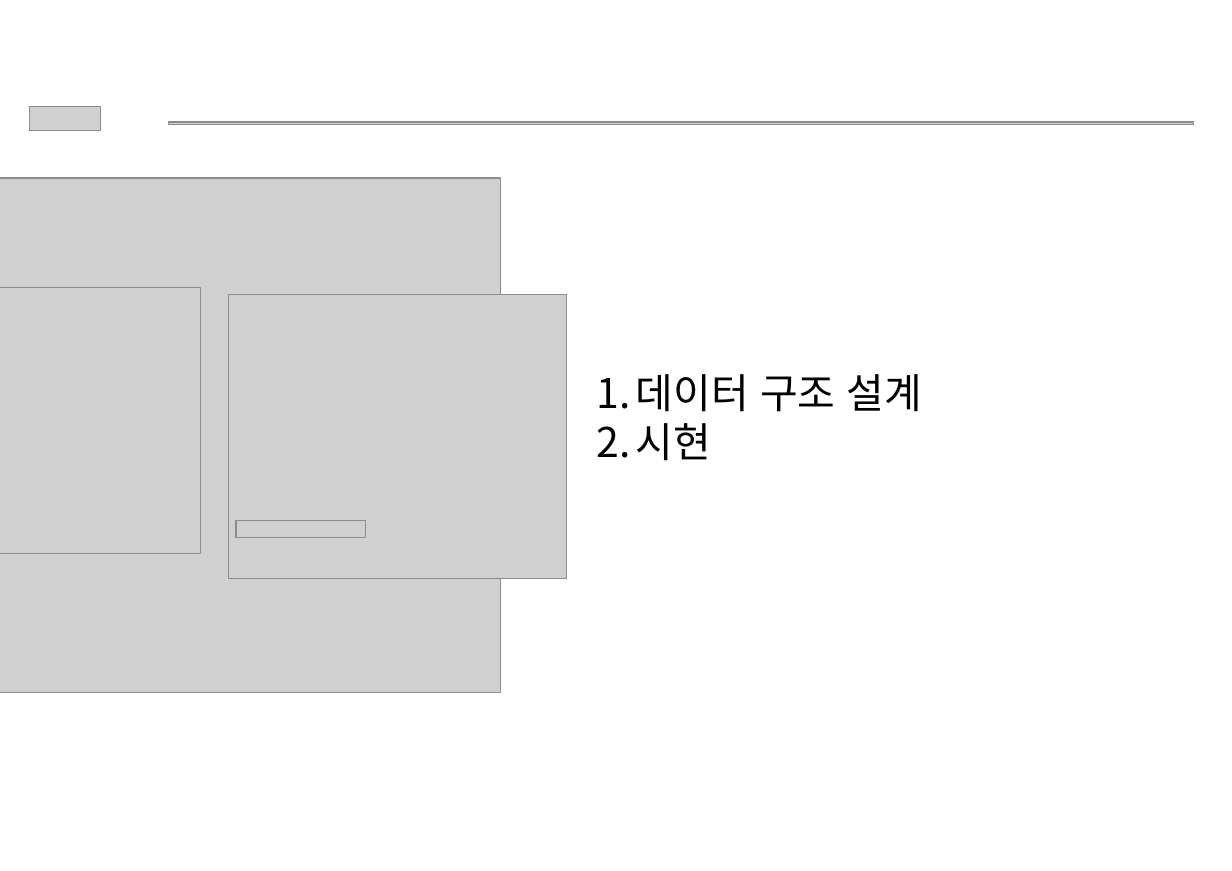
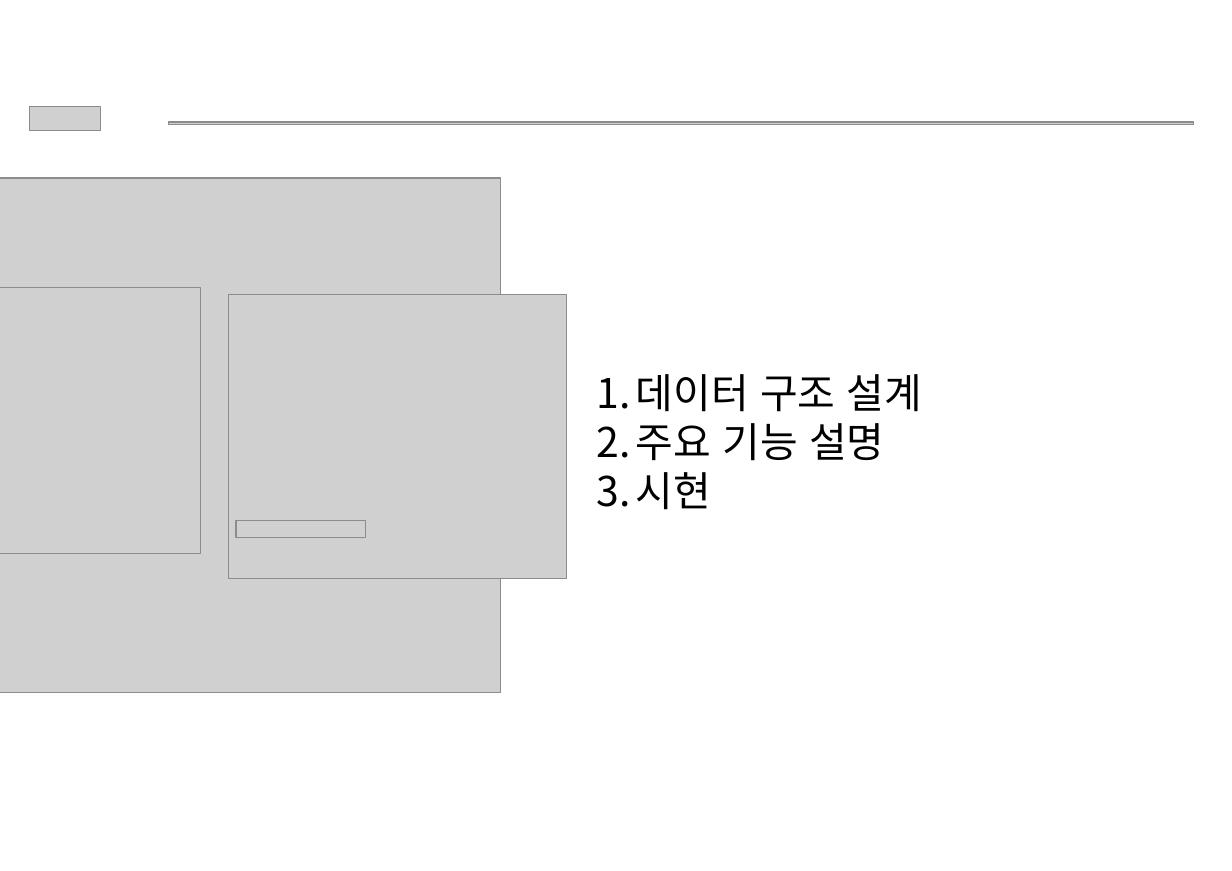
Before and after one commit to nunnunnu/miniProject, a slide deck: slide 2 of ppt/게시판 미니 프로젝트.pptx. Drawn at 1232x871 pixels with LibreOffice and Linux fonts; fonts in the diff are those of the drawing; grey boxes stand for pictures; background and template pictures are left out. Boxes give left, top, right and bottom in pixels: in the first picture for what was removed or moved away, otherwise in the second. Text is boxed around its words. In the diff, an @@ line names an element or a change of style, - is before the commit and + after.

```diff
--- a/ppt/게시판 미니 프로젝트.pptx
+++ b/ppt/게시판 미니 프로젝트.pptx
@@ text at [636, 423, 884, 461]: paragraph added @@
+2. 주요 기능 설명
```
Also in this commit, not shown: 3 slides added, 1 slide removed.
